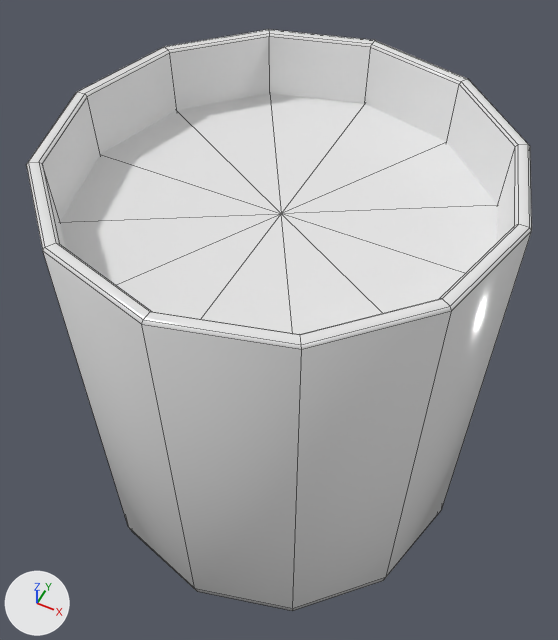
The FBX model Assets/Models/EnvironmentRaw/Env.DinnerTable/Crockery.Env.Raw/Cup-ThickCup.fbx as it was, and as the next commit left it.
Before and after are seen from a 50 mm camera at (53.62, -5.69, 10.1) aimed at (50.73, 0.11, 2.86). The axes (+X, +Y, +Z) are drawn at lower left. The lights are the same throughout. Mesh edges are drawn as thin lines. Where no turn or scale is listed for an object, it has been applied to the vertices.

The first picture shows 'Cup-ThickCup'.
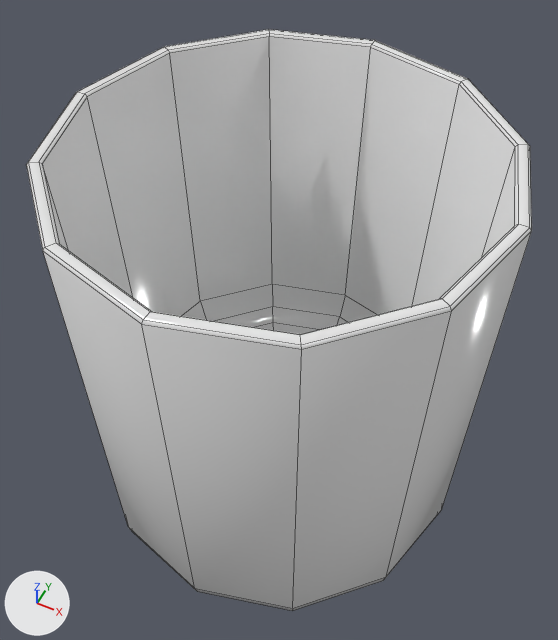
The newer file is also turned or shifted as a whole; pictures and numbers use the older file's frame.

Changed parts and their boxes [x1, y1, x2, y2] in the pictures (558 x 640 px):
part 1 of me_cup_thickcup_001, deleted: before [60, 93, 498, 334]

The edits, one by one:
me_cup_thickcup_001 has 135 vertices, 144 faces and spans x -2.5..2.5, y -2.5..2.5, z 0.0..5.48.
me_cup_thickcup_001 is used by ob_cup_thickcup; location (50.81, 0.0, 0.0).
me_cup_thickcup_001 part 1: the loose piece of 13 vertices spanning x -2.41..2.41, y -2.41..2.41, z 4.71 is deleted.
